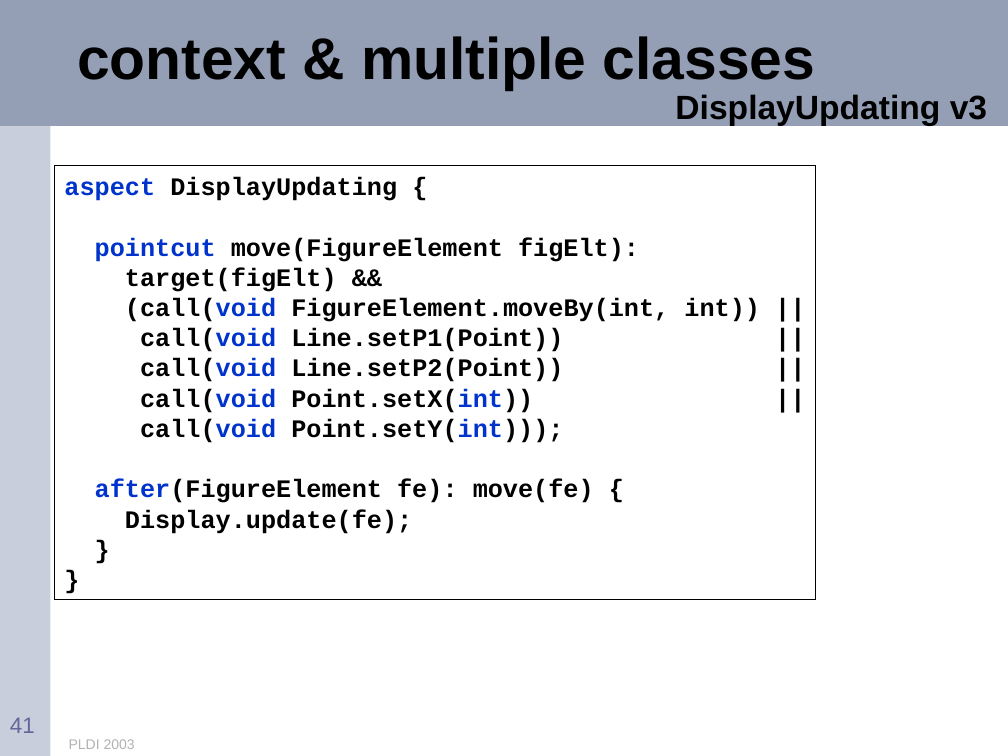
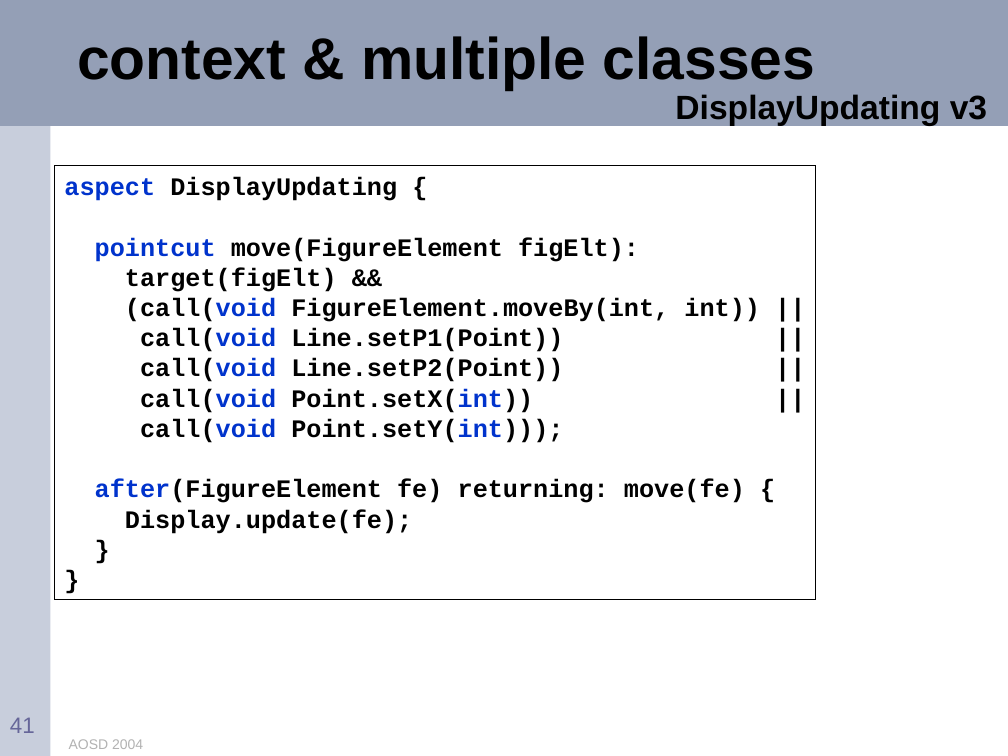
Before and after one commit to eclipse-aspectj/aspectj, a slide deck: slide 41 of docs/teaching/tutorial.ppt. Drawn at 1008x756 pixels with LibreOffice and Linux fonts; fonts in the diff are those of the drawing. Boxes give left, top, right and bottom in pixels: in the first picture for what was removed or moved away, otherwise in the second. Text is boxed around its words. In the diff, an @@ line names an element or a change of style, - is before the commit and + after.

Commit message:
updated tutorial for AOSD 2004

```diff
--- a/docs/teaching/tutorial.ppt
+++ b/docs/teaching/tutorial.ppt
@@ text in rectangle at (x1=95, y1=479, x2=745, y2=503): text changed @@
-after(FigureElement fe): move(fe) {
+after(FigureElement fe) returning: move(fe) {
@@ text at (x1=69, y1=739, x2=143, y2=749): text changed @@
-PLDI 2003
+AOSD 2004
```
Also in this commit, not shown: 106 other slides changed, 8 slides added, 4 slides removed.
